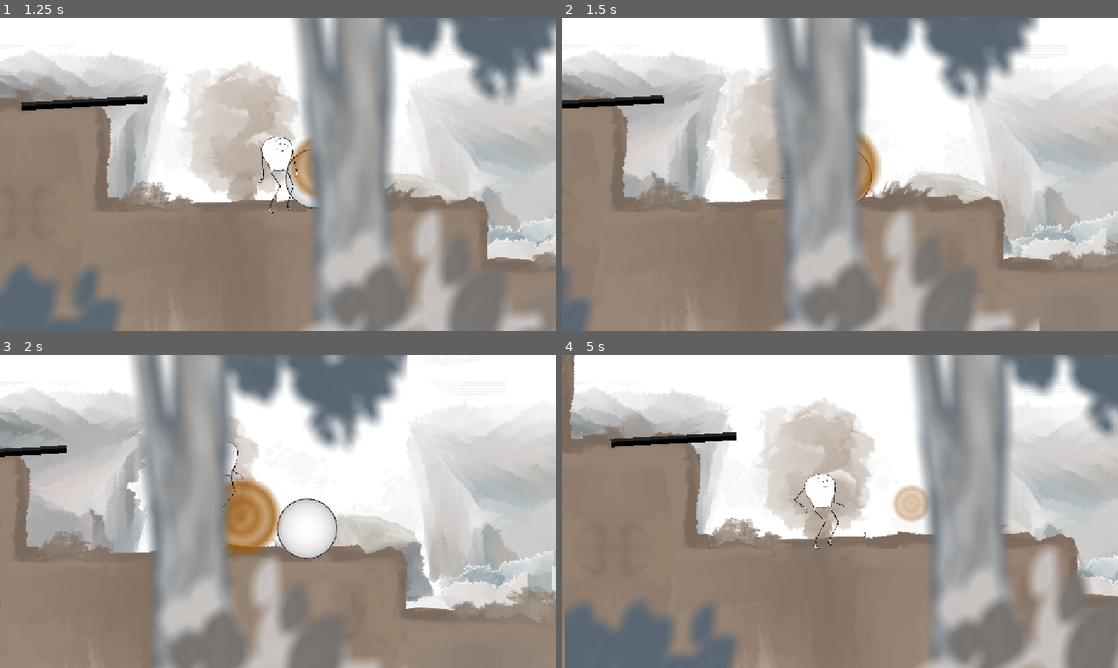
Above: before the commit, frames 1-4 (two rows, left to right).
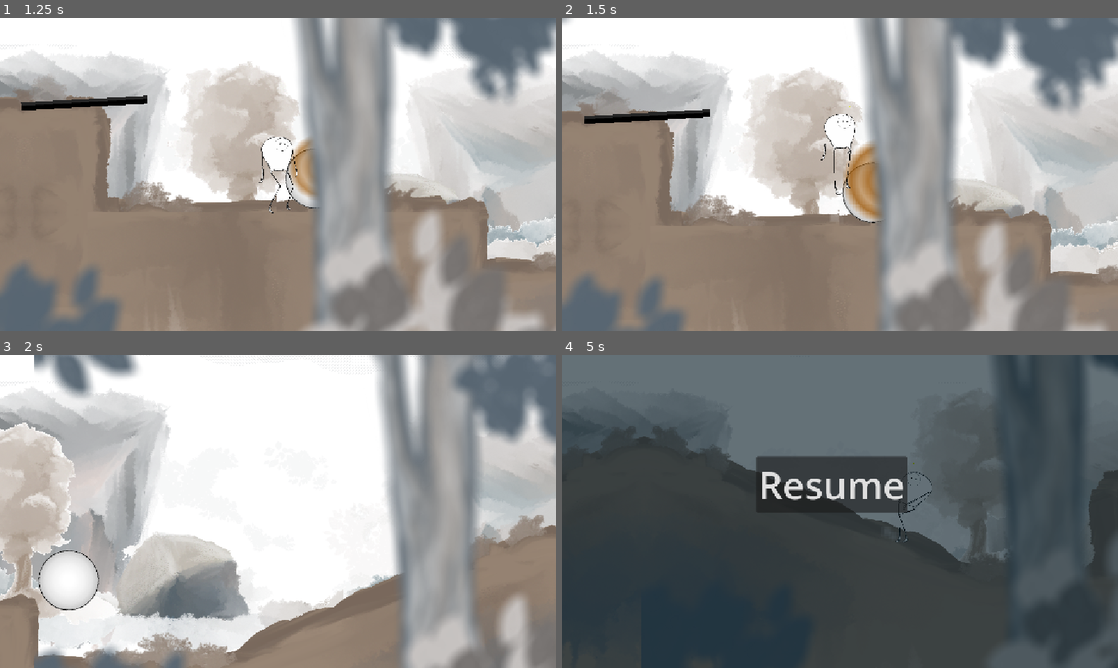
Above: after the commit, the same moments.

Repository: markguinn/wheel-of-worlds
Game: Godot game, scene res://main.tscn
The game is run twice, just before and just after one commit, with the same random seed, the same clock (stepped at 60 frames per second) and the same inputs.
Inputs (mouse positions are in pixels of both pictures, inside the frame that each line leads up to):
- Up to frame 1 (1.25 s): click "Level 1" at 0.5 s
- Up to frame 2 (1.5 s): tap Enter (interact) at 1.25 s; move the mouse to (962, 158) at 1.27 s; hold Right (right) from 1.28 s (still down); hold Enter (interact) from 1.28 s (still down); click (962, 158) at 1.42 s
- Up to frame 3 (2 s): keep holding Right (right); keep holding Enter (interact); tap Space (jump) at 1.52 s
- Up to frame 4 (5 s): release Right (right) at 2 s; release Enter (interact) at 2 s; drag from (728, 527) to (628, 448) at 2.02 s; move the mouse to (895, 442) at 2.77 s; hold Left (left) 2.78-3.5 s; hold Enter (interact) 2.78-3.5 s; tap 0 at 2.85 s; drag from (812, 574) to (801, 436) at 3.52 s; move the mouse to (1006, 558) at 4.27 s; hold Right (right) from 4.28 s (still down); hold Enter (interact) from 4.28 s (still down); tap 8 at 4.35 s; tap Space (jump) at 4.52 s; tap Escape (ui_cancel) at 4.9 s

Frame 1 is identical in both runs. In frame 2, 47% of the frame differs, in the area x 0-100%, y 0-100%; in frame 3, 69%; in frame 4, 99%.

Commit message:
make the interact input toggle ragdoll mode when not near and activator, then make escape map to pause

Diff:
--- a/actors/fish_monster/fish_patrolling.gd
+++ b/actors/fish_monster/fish_patrolling.gd
@@ -37,8 +37,7 @@
 func _move() -> void:
 	#var dir := 1.0 if fish.linear_velocity.x > 0 else -1.0
 	var dir := 1.0 if GameManager.get_player().global_position.x > fish.global_position.x else -1.0
-	var vy := (fish.territory_rect.position.y - fish.global_position.y) / (move_after_ms / 1000)
-	Log.debug(self, "vy", vy)
+	var vy := (fish.territory_rect.position.y - fish.global_position.y) / (move_after_ms / 1000.0)
 	fish.set_next_linear_velocity(Vector2(move_speed * dir, vy))
 
 
--- a/actors/player/player.gd
+++ b/actors/player/player.gd
@@ -64,15 +64,18 @@
 
 
 func _input(event: InputEvent) -> void:
-	if event.is_action_pressed("ui_cancel") and state_machine.get_active() != "Ragdoll":
-		state_machine.transition_by_name("Ragdoll")
-		get_viewport().set_input_as_handled()
 	if event.is_action_pressed("jump") and can_jump():
 		state_machine.transition_by_name("Jump")
 		get_viewport().set_input_as_handled()
-	if event.is_action_pressed("interact") and is_holding_prop:
-		put_down_prop()
-		get_viewport().set_input_as_handled()
+	if event.is_action_pressed("interact"):
+		if is_holding_prop:
+			put_down_prop.call_deferred()
+			get_viewport().set_input_as_handled()
+		elif Activator.active_candidate:
+			Activator.active_candidate.activated.emit.call_deferred(Activator.active_candidate)
+		elif state_machine.get_active() != "Ragdoll":
+			state_machine.transition_by_name.call_deferred("Ragdoll")
+			get_viewport().set_input_as_handled()
 
 
 func _process(delta: float) -> void:
--- a/actors/player/player.tscn
+++ b/actors/player/player.tscn
@@ -1409,7 +1409,8 @@
 shape = SubResource("CapsuleShape2D_ssdk0")
 
 [node name="GroundDetector" type="RayCast2D" parent="." unique_id=1984008968]
-target_position = Vector2(0, 81)
+position = Vector2(0, -40)
+target_position = Vector2(0, 120)
 collision_mask = 21
 
 [node name="AnimationPlayer" type="AnimationPlayer" parent="." unique_id=1171831929]
@@ -1521,14 +1522,14 @@
 
 [node name="ArmR" type="Bone2D" parent="Sprite/Skeleton2D/Hips" unique_id=1756135333]
 position = Vector2(-33, -31)
-rotation = 0.087320745
+rotation = 0.08732075
 rest = Transform2D(0.999362, -0.0357162, 0.0357162, 0.999362, -33, -31)
 metadata/_local_pose_override_enabled_ = true
 
 [node name="HandR" type="Bone2D" parent="Sprite/Skeleton2D/Hips/ArmR" unique_id=88591762]
 position = Vector2(0, 32)
 rotation = -0.25659505
-scale = Vector2(0.99999946, 0.99999946)
+scale = Vector2(0.9999994, 0.9999994)
 rest = Transform2D(0.99928516, -0.03780409, 0.03780409, 0.99928516, 0, 32)
 auto_calculate_length_and_angle = false
 length = 32.0
@@ -1538,14 +1539,14 @@
 [node name="ArmL" type="Bone2D" parent="Sprite/Skeleton2D/Hips" unique_id=1793998611]
 position = Vector2(28, -36)
 rotation = -0.16663715
-scale = Vector2(0.99999946, 0.99999946)
+scale = Vector2(0.9999994, 0.9999994)
 rest = Transform2D(0.9953148, -0.09668779, 0.09668779, 0.9953148, 28, -36)
 metadata/_local_pose_override_enabled_ = true
 
 [node name="HandL" type="Bone2D" parent="Sprite/Skeleton2D/Hips/ArmL" unique_id=1933907137]
 position = Vector2(1.399125, 37.310078)
 rotation = 0.13705108
-scale = Vector2(0.99999946, 0.99999946)
+scale = Vector2(0.9999994, 0.9999994)
 rest = Transform2D(0.998, 0.064, -0.064, 0.998, 4, 36)
 auto_calculate_length_and_angle = false
 length = 21.0
--- a/actors/player/states/player_ragdoll.gd
+++ b/actors/player/states/player_ragdoll.gd
@@ -80,10 +80,8 @@
 
 
 func _on_entered_kill_zone() -> void:
-	Log.debug(self, "ragdoll entered water. resetting")
 	machine.transition_by_name("Idle")
 	player.reset_after_fall()
-
 
 
 func _init_ragdoll_elements() -> void:
@@ -172,12 +170,18 @@
 
 	sfx.play_stand_up()
 
+	player.ground_detector.rotation = -player.rotation
+	player.ground_detector.force_update_transform()
+	player.ground_detector.force_raycast_update()
+
 	var body := ragdoll_bodies[0]
 	body.freeze = true
 	var tween := create_tween()
-	tween.tween_property(body, "position", body.position + Vector2(0, -STANDUP_DIST), STANDUP_TIME)
-	tween.parallel().tween_property(body, "rotation", 0.0, STANDUP_TIME)
+	tween.tween_property(body, "rotation", 0.0, STANDUP_TIME)
+	if player.ground_detector.is_colliding():
+		tween.parallel().tween_property(body, "position", body.position + Vector2(0, -STANDUP_DIST), STANDUP_TIME)
 	await tween.finished
+	player.ground_detector.rotation = -player.rotation
 
 
 func temporary_ragdoll(return_after_ms = 500, torso_velocity = Vector2.INF) -> void:
@@ -189,7 +193,7 @@
 
 
 func _input(event: InputEvent) -> void:
-	if event.is_action_pressed("ui_cancel") and not transitioning_out:
+	if event.is_action_pressed("interact") and not transitioning_out:
 		machine.transition_by_name("Idle")
 		get_viewport().set_input_as_handled()
 
--- a/actors/portal/portal.gd
+++ b/actors/portal/portal.gd
@@ -14,43 +14,39 @@
 var orb_is_present := false
 var orb_entered_at := 0
 
-@onready var target: Area2D = $TargetArea
-@onready var label: Label = $Label
+@onready var activator: Activator = $Activator
+@onready var orb_detector: Area2D = $OrbDetector
+
+func _ready() -> void:
+	activator.activated.connect(_on_activated)
+	activator.enabled = false
+	orb_detector.body_entered.connect(_on_body_entered)
+	orb_detector.body_exited.connect(_on_body_exited)
 
 
-func _ready() -> void:
-	target.body_entered.connect(_on_body_entered)
-	target.body_exited.connect(_on_body_exited)
+func _on_body_entered(_body: Node2D) -> void:
+	Log.debug(self, 'orb entered')
+	orb_is_present = true
+	orb_entered_at = GameManager.now_ms()
 
 
-func _on_body_entered(body: Node2D) -> void:
-	if body is Orb:
-		orb_is_present = true
-		orb_entered_at = GameManager.now_ms()
-	if body is Player:
-		player_is_present = true
-
-
-func _on_body_exited(body: Node2D) -> void:
-	if body is Orb:
-		orb_is_present = false
-		orb_entered_at = 0
-	if body is Player:
-		player_is_present = false
-
-
-func _can_enter() -> bool:
-	return player_is_present and orb_entered_at > 0 and GameManager.now_ms() > orb_entered_at + ORB_WAIT_MS
+func _on_body_exited(_body: Node2D) -> void:
+	Log.debug(self, 'orb exited')
+	orb_is_present = false
+	orb_entered_at = 0
 
 
 func _process(_delta: float) -> void:
-	if _can_enter():
-		label.show()
+	if orb_entered_at > 0 and GameManager.now_ms() > orb_entered_at + ORB_WAIT_MS:
+		if not activator.enabled:
+			Log.debug(self, 'enabling activator')
+		activator.enabled = true
 	else:
-		label.hide()
+		if activator.enabled:
+			Log.debug(self, 'disabling activator')
+		activator.enabled = false
 
 
-func _input(event: InputEvent) -> void:
-	if event.is_action_pressed("interact") and _can_enter():
-		get_viewport().set_input_as_handled()
-		GameManager.change_scene.call_deferred(linked_stage, {"target_portal": target_portal})
+func _on_activated(_source: Activator) -> void:
+	Log.info(self, 'portal activated', self.name)
+	GameManager.change_scene.call_deferred(linked_stage, {"target_portal": target_portal})
--- a/actors/portal/portal.tscn
+++ b/actors/portal/portal.tscn
@@ -1,10 +1,10 @@
 [gd_scene format=3 uid="uid://dkqotn282b1im"]
 
 [ext_resource type="Script" uid="uid://chluslqty1lns" path="res://actors/portal/portal.gd" id="1_j2ixl"]
-[ext_resource type="Script" uid="uid://carejsh7txaft" path="res://common/steady_label.gd" id="2_8cwj3"]
+[ext_resource type="PackedScene" uid="uid://bw7ujmd6681ln" path="res://common/activator.tscn" id="2_tllh5"]
 
-[sub_resource type="CircleShape2D" id="CircleShape2D_fuw3p"]
-radius = 65.0
+[sub_resource type="CircleShape2D" id="CircleShape2D_m1v58"]
+radius = 97.020615
 
 [sub_resource type="Gradient" id="Gradient_fuw3p"]
 offsets = PackedFloat32Array(0.006666667, 0.20666666, 0.38666666, 0.6, 0.79, 1)
@@ -163,13 +163,15 @@
 [node name="Portal" type="Node2D" unique_id=567549234 groups=["portals"]]
 script = ExtResource("1_j2ixl")
 
-[node name="TargetArea" type="Area2D" parent="." unique_id=87727293]
-visible = false
+[node name="OrbDetector" type="Area2D" parent="." unique_id=70133150]
 collision_layer = 0
-collision_mask = 18
+collision_mask = 16
 
-[node name="CollisionShape2D" type="CollisionShape2D" parent="TargetArea" unique_id=335970431]
-shape = SubResource("CircleShape2D_fuw3p")
+[node name="CollisionShape2D" type="CollisionShape2D" parent="OrbDetector" unique_id=469327766]
+shape = SubResource("CircleShape2D_m1v58")
+
+[node name="Activator" parent="." unique_id=1410287907 instance=ExtResource("2_tllh5")]
+label_text = "Press [X] to enter..."
 
 [node name="Sprite2D" type="Sprite2D" parent="." unique_id=1629893478]
 modulate = Color(1, 1, 1, 0)
@@ -184,20 +186,3 @@
 tree_root = SubResource("AnimationNodeStateMachine_j2ixl")
 advance_expression_base_node = NodePath("..")
 anim_player = NodePath("../AnimationPlayer")
-
-[node name="Label" type="Label" parent="." unique_id=535447298]
-visible = false
-anchors_preset = 8
-anchor_left = 0.5
-anchor_top = 0.5
-anchor_right = 0.5
-anchor_bottom = 0.5
-offset_left = -31.0
-offset_top = -118.0
-offset_right = 32.0
-offset_bottom = -95.0
-grow_horizontal = 2
-grow_vertical = 2
-text = "...enter?"
-script = ExtResource("2_8cwj3")
-metadata/_custom_type_script = "uid://carejsh7txaft"
--- a/common/activator.gd
+++ b/common/activator.gd
@@ -48,13 +48,6 @@
 	label.hide()
 
 
-func _input(event: InputEvent):
-	if event.is_action_pressed("interact") and active_candidate == self:
-		Log.debug(self, self.name, "activated")
-		get_viewport().set_input_as_handled()
-		activated.emit(self)
-
-
 static func get_active_candidate() -> Activator:
 	return active_candidate
 
@@ -87,12 +80,12 @@
 		clear_candidates()
 		return
 
-	var next_active: Activator = candidates[0]
+	var next_active: Activator = candidates[0] if candidates.size() > 0 and candidates[0].enabled else null
 	if candidates.size() > 1:
 		var min_dist: float = 1_000_000.0
 		for obj in candidates:
 			var my_dist = obj.global_position.distance_squared_to(player.global_position)
-			if my_dist < min_dist:
+			if obj.enabled and my_dist < min_dist:
 				next_active = obj
 
 	if active_candidate != next_active:
--- a/common/activator.tscn
+++ b/common/activator.tscn
@@ -21,9 +21,9 @@
 anchor_right = 0.5
 anchor_bottom = 0.5
 offset_left = -100.0
-offset_top = -250.0
+offset_top = -150.0
 offset_right = 100.0
-offset_bottom = -227.0
+offset_bottom = -127.0
 grow_horizontal = 2
 grow_vertical = 2
 size_flags_horizontal = 3
--- a/log.gd
+++ b/log.gd
@@ -20,13 +20,14 @@
 # Feel free to add any component here that's too noisy or that we might want more output
 # from during development. What's listed here will be the minimum level that gets through
 const levels = {
-	"StateManager": WARNING,
-	"StateMachine": WARNING,
-	"GameManager": WARNING,
-	"AudioManager": WARNING,
-	"PlayerRagdollState": WARNING,
+	"AudioManager": INFO,
 	"FishMonster": INFO,
 	"FishPatrollingState": INFO,
+	"GameManager": INFO,
+	"PlayerRagdollState": INFO,
+	"Portal": INFO,
+	"StateMachine": INFO,
+	"StateManager": INFO,
 }
 
 
--- a/project.godot
+++ b/project.godot
@@ -133,6 +133,8 @@
 pause_menu={
 "deadzone": 0.2,
 "events": [Object(InputEventKey,"resource_local_to_scene":false,"resource_name":"","device":-1,"window_id":0,"alt_press …(192 unchanged characters)…
+, Object(InputEventKey,"resource_local_to_scene":false,"resource_name":"","device":-1,"window_id":0,"alt_pressed":false,"shift_pressed":false,"ctrl_pressed":false,"meta_pressed":false,"pressed":false,"keycode":0,"physical_keycode":80,"key_label":0,"unicode":112,"location":0,"echo":false,"script":null)
+, Object(InputEventKey,"resource_local_to_scene":false,"resource_name":"","device":-1,"window_id":0,"alt_pressed":false,"shift_pressed":false,"ctrl_pressed":false,"meta_pressed":false,"pressed":false,"keycode":0,"physical_keycode":4194305,"key_label":0,"unicode":0,"location":0,"echo":false,"script":null)
 ]
 }
 
